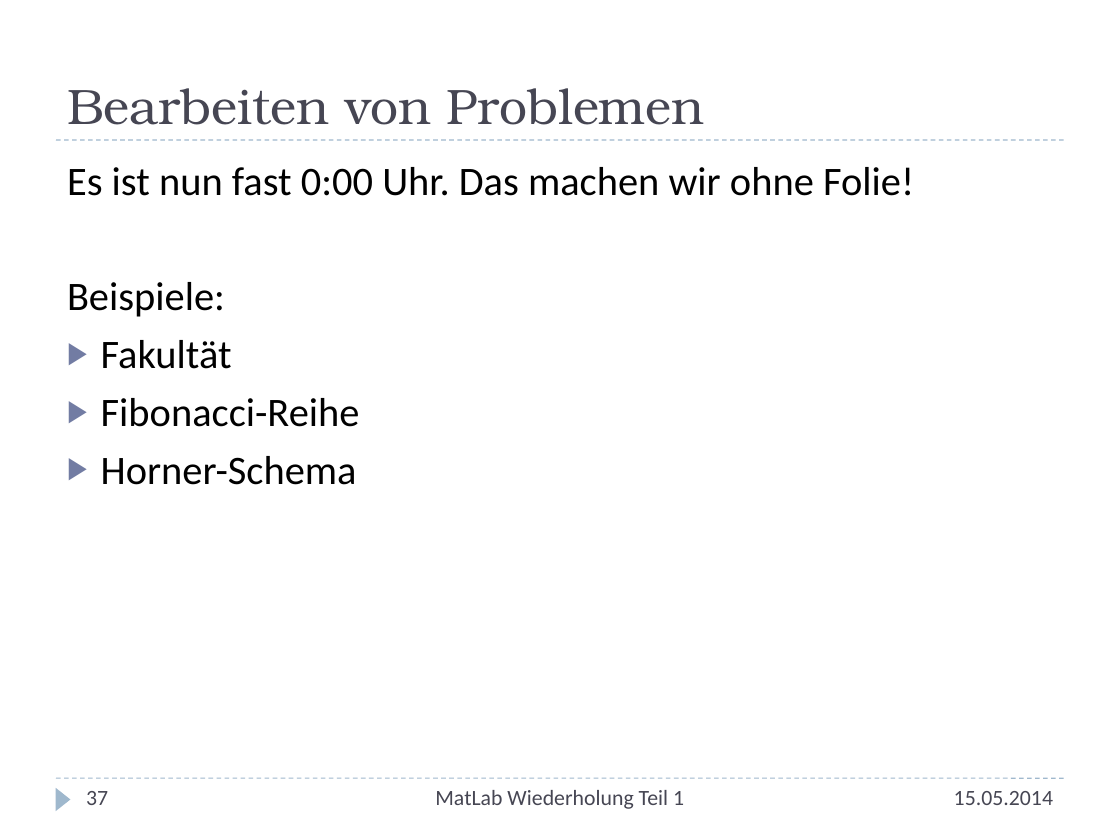
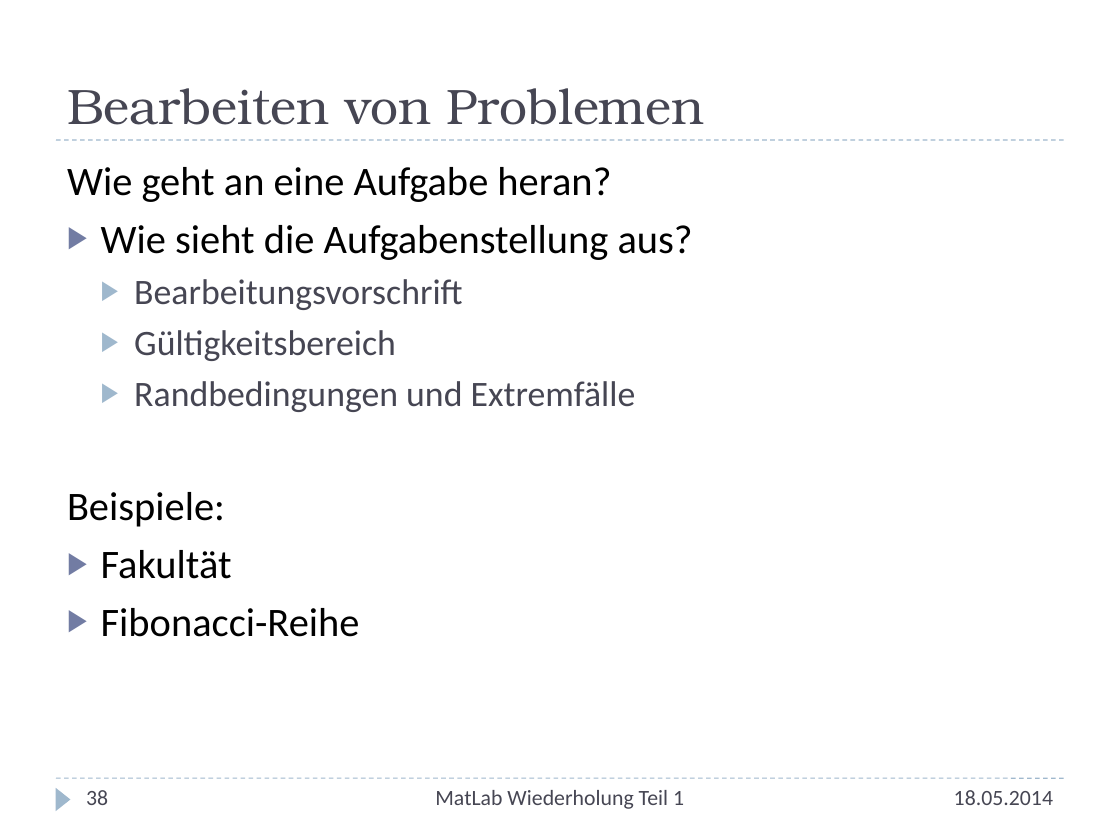
Before and after one commit to nhochberger/uni, a slide deck: slide 38 of MatLab-Wiederholung/Wiederholung.pptx (slide 37 before the commit). Drawn at 1120x840 pixels with LibreOffice and Linux fonts; fonts in the diff are those of the drawing. Boxes give left, top, right and bottom in pixels: in the first picture for what was removed or moved away, otherwise in the second. Text is boxed around its words. In the diff, an @@ line names an element or a change of style, - is before the commit and + after.

```diff
--- a/MatLab-Wiederholung/Wiederholung.pptx
+++ b/MatLab-Wiederholung/Wiederholung.pptx
@@ text at <box>67,167,693,412</box>: text changed; size 26 to 23 pt; text colour #000000 to #464653 @@
-Es ist nun fast 0:00 Uhr. Das machen wir ohne Folie!
+Wie geht an eine Aufgabe heran?
+▶ Wie sieht die Aufgabenstellung aus?
+  ▶ Bearbeitungsvorschrift
+  ▶ Gültigkeitsbereich
+  ▶ Randbedingungen und Extremfälle
@@ text at <box>101,456,357,485</box>: paragraph removed @@
-▶ Horner-Schema
@@ page number at <box>86,790,108,805</box>: text changed @@
-37
+38
@@ text at <box>954,790,1053,805</box>: text changed @@
-15.05.2014
+18.05.2014
```
Also in this commit, not shown: 37 other slides changed, 4 slides added.
